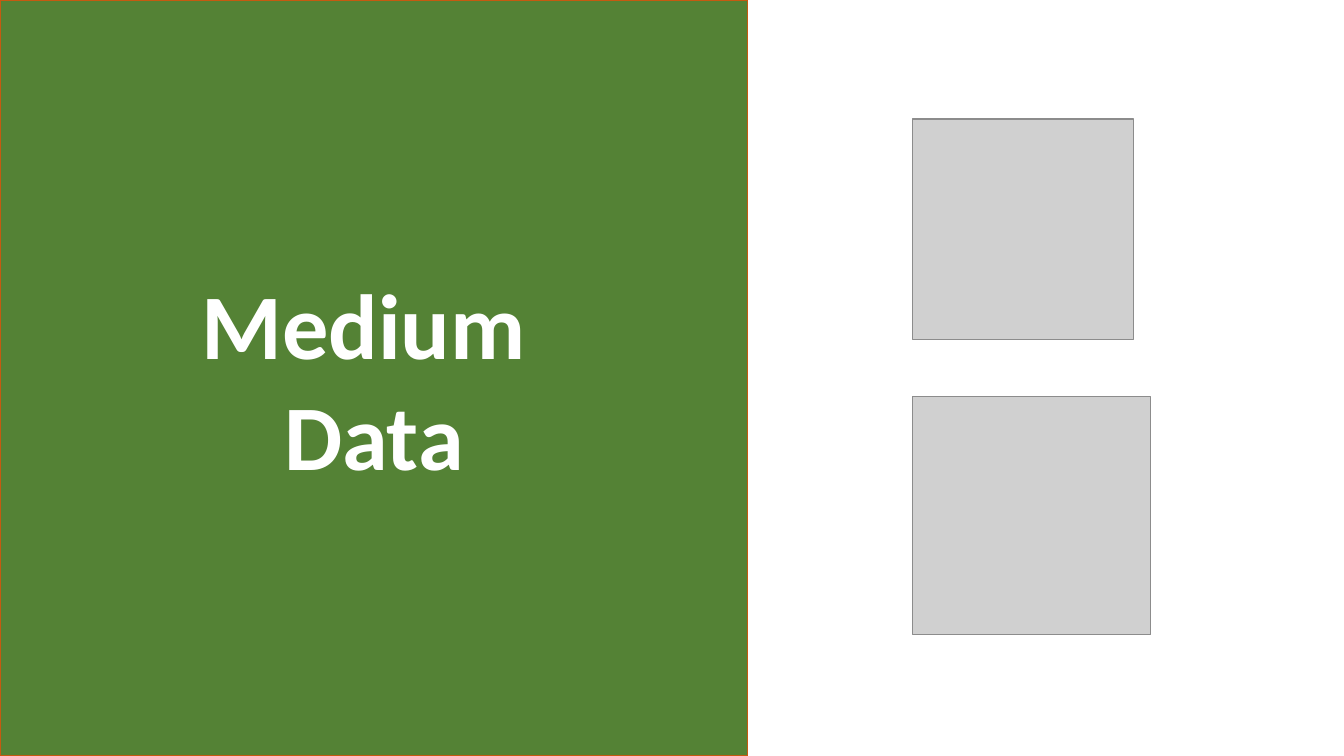
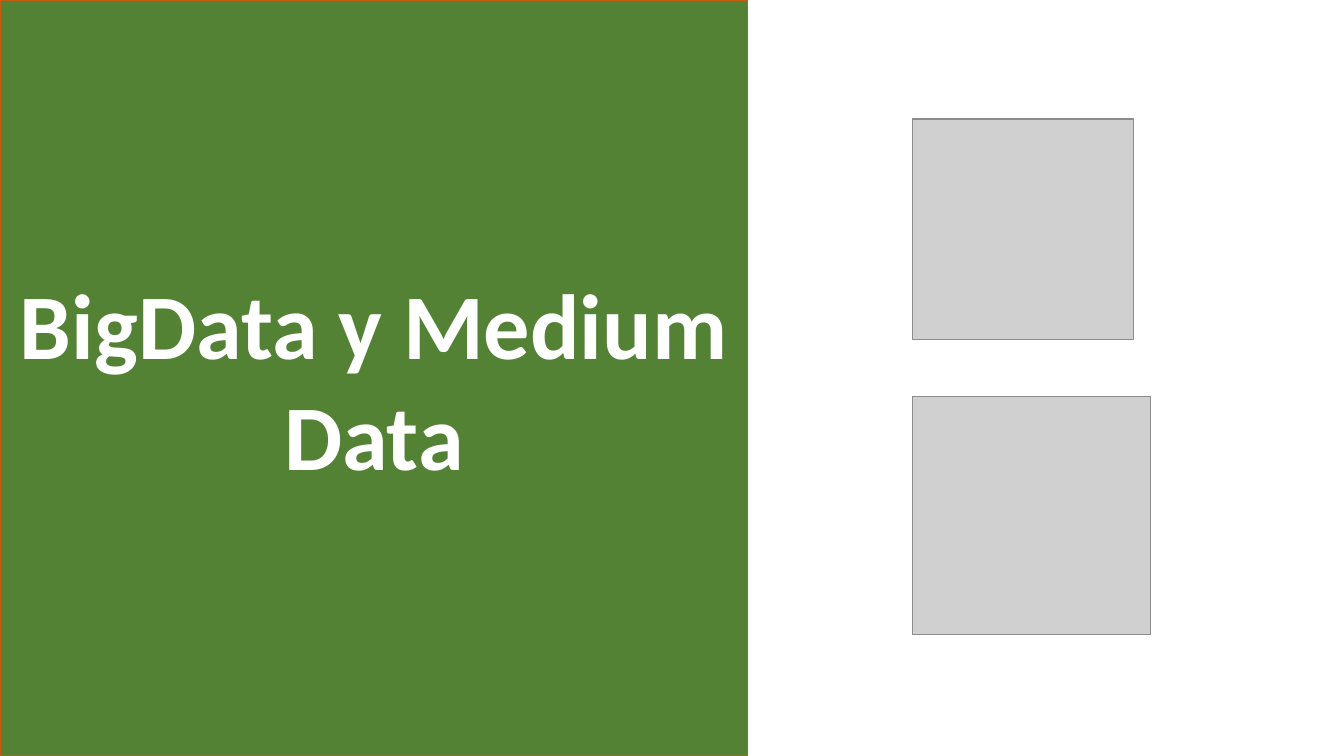
Before and after one commit to jazaineam1/Andes_ADDBD, a slide deck: slide 10 of Imagenes/presentacion_iconos.pptx. Drawn at 1344x756 pixels with LibreOffice and Linux fonts; fonts in the diff are those of the drawing; grey boxes stand for pictures. Boxes give left, top, right and bottom in pixels: in the first picture for what was removed or moved away, otherwise in the second. Text is boxed around its words. In the diff, an @@ line names an element or a change of style, - is before the commit and + after.

```diff
--- a/Imagenes/presentacion_iconos.pptx
+++ b/Imagenes/presentacion_iconos.pptx
@@ text in rectangle at [20,294,727,375]: text changed @@
-Medium
+BigData y Medium
```
Also in this commit, not shown: 2 other files.
